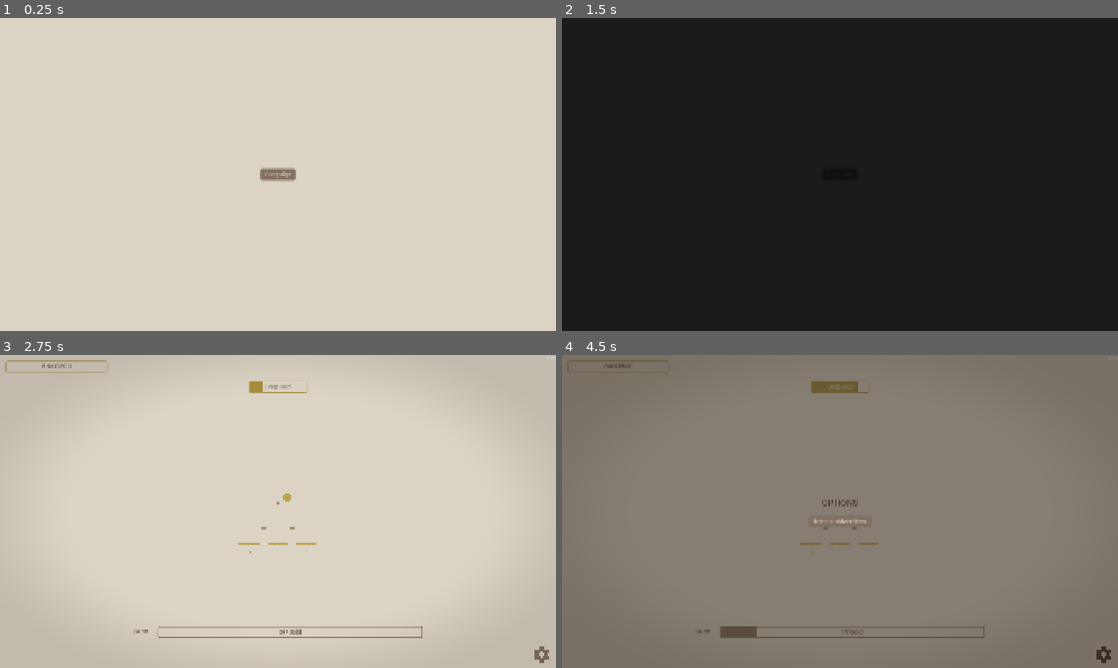
Above: before the commit, frames 1-4 (two rows, left to right).
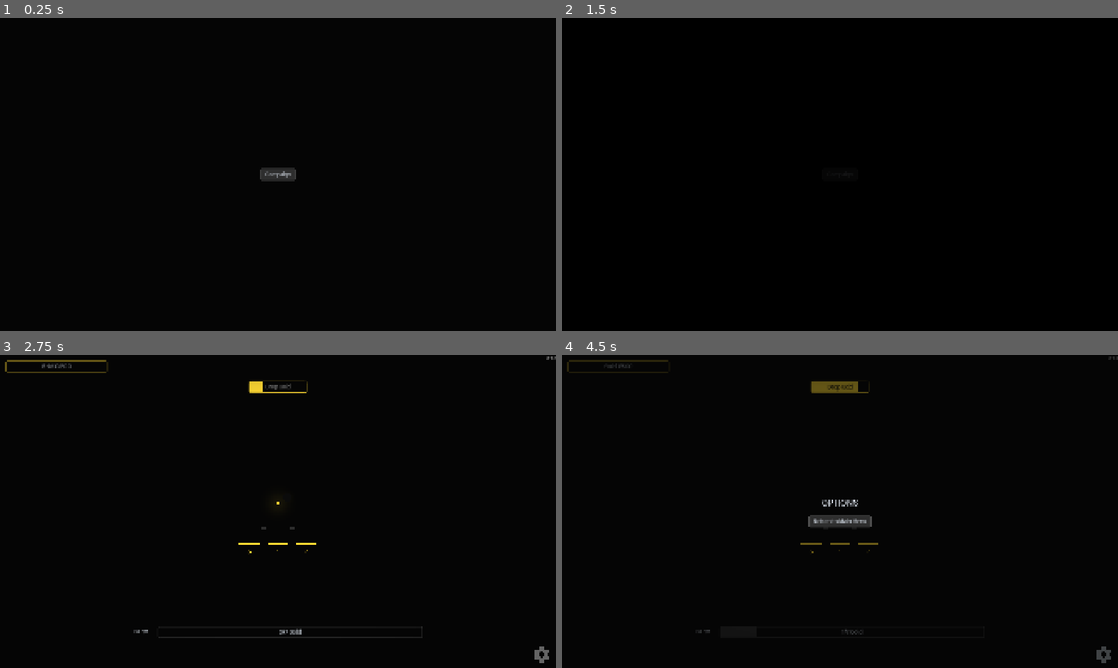
Above: after the commit, the same moments.

Repository: kjbrown-sandbox/pleenko
Game: Godot game, scene res://entities/main_menu/main_menu.tscn
Same seed, same stepped clock (60 frames per second), same inputs: the game is played once before the commit and once after it.
Inputs (mouse positions are in pixels of both pictures, inside the frame that each line leads up to):
- Up to frame 1 (0.25 s): no input
- Up to frame 2 (1.5 s): click "Campaign" at 0.5 s; click "Campaign" at 1.25 s
- Up to frame 3 (2.75 s): tap Enter at 2 s; move the mouse to (400, 495) at 2.02 s; hold Right (board_right) from 2.03 s (still down); hold Space (drop_coin) from 2.03 s (still down); click (400, 495) at 2.17 s
- Up to frame 4 (4.5 s): move the mouse to (728, 527) at 2.77 s; release Right (board_right) at 2.78 s; release Space (drop_coin) at 2.78 s; hold Down (challenges_down) 2.78-3.53 s; tap 1 (drop_unrefined) at 2.85 s; move the mouse to (895, 442) at 3.52 s; hold Right (board_right) 3.53-4.25 s; tap P at 3.6 s; click (1101, 655) at 4.25 s

The runs differ from the first frame. In frame 1, 100% of the frame differs, in the area x 0-100%, y 0-100%; in frame 2, 100%; in frame 3, 100%; in frame 4, 100%.

Commit message:
Get some kick rockin' awesome glow themes

Diff:
--- a/autoloads/theme_provider/theme_provider.tscn
+++ b/autoloads/theme_provider/theme_provider.tscn
@@ -1,7 +1,7 @@
 [gd_scene format=3 uid="uid://bd5t24nqjmy8m"]
 
 [ext_resource type="Script" uid="uid://ddgdk7oji1mbd" path="res://autoloads/theme_provider/theme_provider.gd" id="1_tp"]
-[ext_resource type="Resource" uid="uid://cmex0lbdpom2m" path="res://style_lab/presets/nier_parchment.tres" id="2_dq7bl"]
+[ext_resource type="Resource" uid="uid://cvvqj1e6abhxh" path="res://style_lab/presets/glow_dark.tres" id="2_dq7bl"]
 
 [node name="ThemeProvider" type="Node" unique_id=602725034]
 script = ExtResource("1_tp")
--- a/entities/coin/coin.gd
+++ b/entities/coin/coin.gd
@@ -32,6 +32,30 @@
 		mesh_instance.rotation = Vector3(PI / 2, 0, 0)
 	else:
 		mesh_instance.rotation = Vector3.ZERO
+	_apply_halo(t)
+
+
+func _apply_halo(t: VisualTheme) -> void:
+	# Remove existing halo if re-applying
+	var old_halo := get_node_or_null("CoinHalo")
+	if old_halo:
+		old_halo.queue_free()
+	if not t.coin_halo_enabled:
+		return
+	var halo_shader: Shader = preload("res://entities/coin/coin_halo.gdshader")
+	var quad := MeshInstance3D.new()
+	quad.name = "CoinHalo"
+	var mesh := QuadMesh.new()
+	var halo_size: float = t.coin_radius * t.coin_halo_radius * 2.0
+	mesh.size = Vector2(halo_size, halo_size)
+	quad.mesh = mesh
+	var mat := ShaderMaterial.new()
+	mat.shader = halo_shader
+	mat.set_shader_parameter("glow_color", t.get_coin_color(coin_type))
+	mat.set_shader_parameter("opacity_mult", t.coin_halo_opacity)
+	quad.material_override = mat
+	quad.position = Vector3(0, 0, -0.02)
+	add_child(quad)
 
 
 func start(target: Vector3) -> void:
@@ -73,6 +97,7 @@
 	if position.y < board.buckets_container.position.y + 0.5:
 		landed.emit(self)
 	else:
+		board.flash_nearest_peg(global_position, coin_type)
 		var t: VisualTheme = ThemeProvider.theme
 		var direction = 1 if randf() < 0.5 else -1
 		var next_x: float = position.x + direction * board.space_between_pegs / 2.0
--- /dev/null
+++ b/entities/coin/coin_halo.gdshader
@@ -0,0 +1,14 @@
+shader_type spatial;
+render_mode unshaded, blend_add, cull_disabled;
+
+uniform vec4 glow_color : source_color = vec4(1.0, 0.8, 0.2, 1.0);
+uniform float opacity_mult = 1.0;
+
+void fragment() {
+	float dist = length(UV - vec2(0.5)) * 2.0;  // 0 at center, 1 at edge
+	float falloff = exp(-dist * dist * 8.0);     // steep gaussian — near-zero at edges
+	float circle = 1.0 - smoothstep(0.85, 1.0, dist);  // hard circular clip
+	float alpha = falloff * circle * opacity_mult;
+	ALBEDO = glow_color.rgb;
+	ALPHA = alpha * glow_color.a;
+}
--- a/entities/plinko_board/plinko_board.gd
+++ b/entities/plinko_board/plinko_board.gd
@@ -432,7 +432,8 @@
 
 	var t: VisualTheme = ThemeProvider.theme
 	var peg_mesh := t.make_peg_mesh()
-	var peg_mat := t.make_peg_material()
+	var shared_peg_mat := t.make_peg_material()
+	var _peg_list: Array[MeshInstance3D] = []
 
 	for i in range(num_rows):
 		var x_offset = -i * space_between_pegs / 2
@@ -442,12 +443,19 @@
 			peg.position = Vector3(x_offset + (j * space_between_pegs), y, 0)
 			var mesh_instance: MeshInstance3D = peg.get_node("MeshInstance3D")
 			mesh_instance.mesh = peg_mesh
-			mesh_instance.material_override = peg_mat
+			if t.peg_glow_halo_enabled:
+				var own_mat := t.make_peg_material()
+				mesh_instance.material_override = own_mat
+				mesh_instance.set_meta("own_mat", own_mat)
+			else:
+				mesh_instance.material_override = shared_peg_mat
 			if t.peg_shape == VisualTheme.PegShape.CYLINDER:
 				mesh_instance.rotation = Vector3(PI / 2, 0, 0)
 			else:
 				mesh_instance.rotation = Vector3.ZERO
 			pegs_container.add_child(peg)
+			_peg_list.append(mesh_instance)
+	set_meta("pegs", _peg_list)
 
 	var num_buckets = num_rows + 1
 	var bucket_x_offset = -space_between_pegs * (num_buckets - 1) / 2
@@ -554,6 +562,62 @@
 	tween.tween_callback(label.queue_free)
 
 
+func flash_nearest_peg(coin_pos: Vector3, currency_type: int) -> void:
+	var t: VisualTheme = ThemeProvider.theme
+	var pegs: Array = get_meta("pegs", [])
+	var closest_peg: MeshInstance3D = null
+	var closest_dist := INF
+
+	for peg: MeshInstance3D in pegs:
+		if not is_instance_valid(peg):
+			continue
+		var dist := coin_pos.distance_to(peg.global_position)
+		if dist < closest_dist and dist < space_between_pegs * 0.8:
+			closest_dist = dist
+			closest_peg = peg
+
+	if not closest_peg:
+		return
+
+	var peg_mat: StandardMaterial3D = closest_peg.get_meta("own_mat", null)
+	if not peg_mat:
+		peg_mat = t.make_peg_material()
+		closest_peg.set_meta("own_mat", peg_mat)
+		closest_peg.material_override = peg_mat
+
+	var glow_color := t.get_coin_color(currency_type)
+	peg_mat.albedo_color = glow_color
+
+	var old_tween: Tween = closest_peg.get_meta("glow_tween", null)
+	if old_tween and old_tween.is_valid():
+		old_tween.kill()
+
+	var glow_tween := create_tween()
+	glow_tween.tween_property(peg_mat, "albedo_color", t.peg_color, t.peg_glow_duration) \
+		.set_ease(Tween.EASE_IN).set_trans(Tween.TRANS_QUAD)
+	closest_peg.set_meta("glow_tween", glow_tween)
+
+	if t.peg_glow_halo_enabled:
+		var halo_shader: Shader = preload("res://entities/coin/coin_halo.gdshader")
+		var halo := MeshInstance3D.new()
+		var halo_mesh := QuadMesh.new()
+		halo_mesh.size = Vector2(t.peg_glow_halo_radius, t.peg_glow_halo_radius)
+		halo.mesh = halo_mesh
+		var halo_mat := ShaderMaterial.new()
+		halo_mat.shader = halo_shader
+		var halo_color := glow_color
+		halo_color.a = t.peg_glow_halo_opacity
+		halo_mat.set_shader_parameter("glow_color", halo_color)
+		halo_mat.set_shader_parameter("opacity_mult", 1.0)
+		halo.material_override = halo_mat
+		halo.position = Vector3(closest_peg.global_position.x, closest_peg.global_position.y, closest_peg.global_position.z - 0.05)
+		add_child(halo)
+		var halo_tween := create_tween()
+		halo_tween.tween_property(halo_mat, "shader_parameter/opacity_mult", 0.0, t.peg_glow_duration) \
+			.set_ease(Tween.EASE_IN).set_trans(Tween.TRANS_QUAD)
+		halo_tween.tween_callback(halo.queue_free)
+
+
 func increase_queue_capacity() -> void:
 	coin_queue.set_capacity(coin_queue._capacity + 1)
 
--- /dev/null
+++ b/style_lab/presets/glow_dark.tres
@@ -0,0 +1,45 @@
+[gd_resource type="Resource" script_class="VisualTheme" format=3 uid="uid://cvvqj1e6abhxh"]
+
+[ext_resource type="FontFile" uid="uid://cl236vky1owx" path="res://style_lab/VendSans-Regular.ttf" id="1_fbp74"]
+[ext_resource type="Script" uid="uid://ddiqavf0qg8ee" path="res://style_lab/visual_theme.gd" id="1_vt"]
+
+[resource]
+script = ExtResource("1_vt")
+bg_shade_7 = Color(0.02, 0.02, 0.02, 1)
+bg_shade_1 = Color(0.05, 0.05, 0.05, 1)
+bg_shade_2 = Color(0.1, 0.1, 0.1, 1)
+bg_shade_3 = Color(0.18, 0.18, 0.18, 1)
+bg_shade_4 = Color(0.3, 0.3, 0.3, 1)
+bg_shade_5 = Color(0.55, 0.55, 0.55, 1)
+bg_shade_6 = Color(0.85, 0.88, 0.92, 1)
+gold_dark = Color(0.65, 0.55, 0.1, 1)
+gold_normal = Color(1, 0.85, 0.2, 1)
+gold_light = Color(1, 0.95, 0.5, 1)
+orange_dark = Color(0.6, 0.3, 0.08, 1)
+orange_normal = Color(1, 0.5, 0.15, 1)
+orange_light = Color(1, 0.75, 0.4, 1)
+red_dark = Color(0.55, 0.08, 0.06, 1)
+red_normal = Color(1, 0.2, 0.15, 1)
+red_light = Color(1, 0.5, 0.4, 1)
+ambient_light_source = 1
+directional_light_source = 2
+peg_color_source = 2
+body_text_source = 4
+label_font = ExtResource("1_fbp74")
+coin_halo_enabled = true
+coin_halo_radius = 2.5
+coin_halo_opacity = 0.04
+coin_silhouette = true
+button_enabled_source = 2
+button_disabled_source = 1
+button_font = ExtResource("1_fbp74")
+button_bg_source = 15
+button_disabled_text_source = 4
+board_glow_opacity = 0.06
+peg_glow_halo_enabled = true
+peg_glow_halo_radius = 2.0
+peg_glow_halo_opacity = 0.08
+vignette_enabled = true
+vignette_intensity = 0.3
+vignette_radius = 0.65
+vignette_softness = 0.5
--- a/style_lab/visual_theme.gd
+++ b/style_lab/visual_theme.gd
@@ -108,6 +108,11 @@
 @export var coin_emission_strength := 0.15                        # subtle glow
 @export var coin_fall_time := 0.4                                 # seconds per row bounce
 @export var coin_bounce_height := 0.2                             # upward arc between rows
+@export var coin_halo_enabled := false                            # colored glow quad behind coin
+@export var coin_halo_radius := 2.0                               # size relative to coin radius
+@export var coin_halo_opacity := 0.15                             # glow intensity
+@export var coin_silhouette := false                              # near-black coin with glow behind
+@export var coin_silhouette_color := Color(0.06, 0.06, 0.06)
 
 # ── Buttons ──────────────────────────────────────────────────────────
 @export_group("Buttons")
@@ -338,7 +343,8 @@
 	var coin_shader: Shader = preload("res://entities/coin/coin_clip.gdshader")
 	var mat := ShaderMaterial.new()
 	mat.shader = coin_shader
-	mat.set_shader_parameter("albedo_color", get_coin_color(currency_type))
+	var color: Color = coin_silhouette_color if coin_silhouette else get_coin_color(currency_type)
+	mat.set_shader_parameter("albedo_color", color)
 	return mat
 
 
Not shown, added: entities/coin/coin_halo.gdshader.uid
